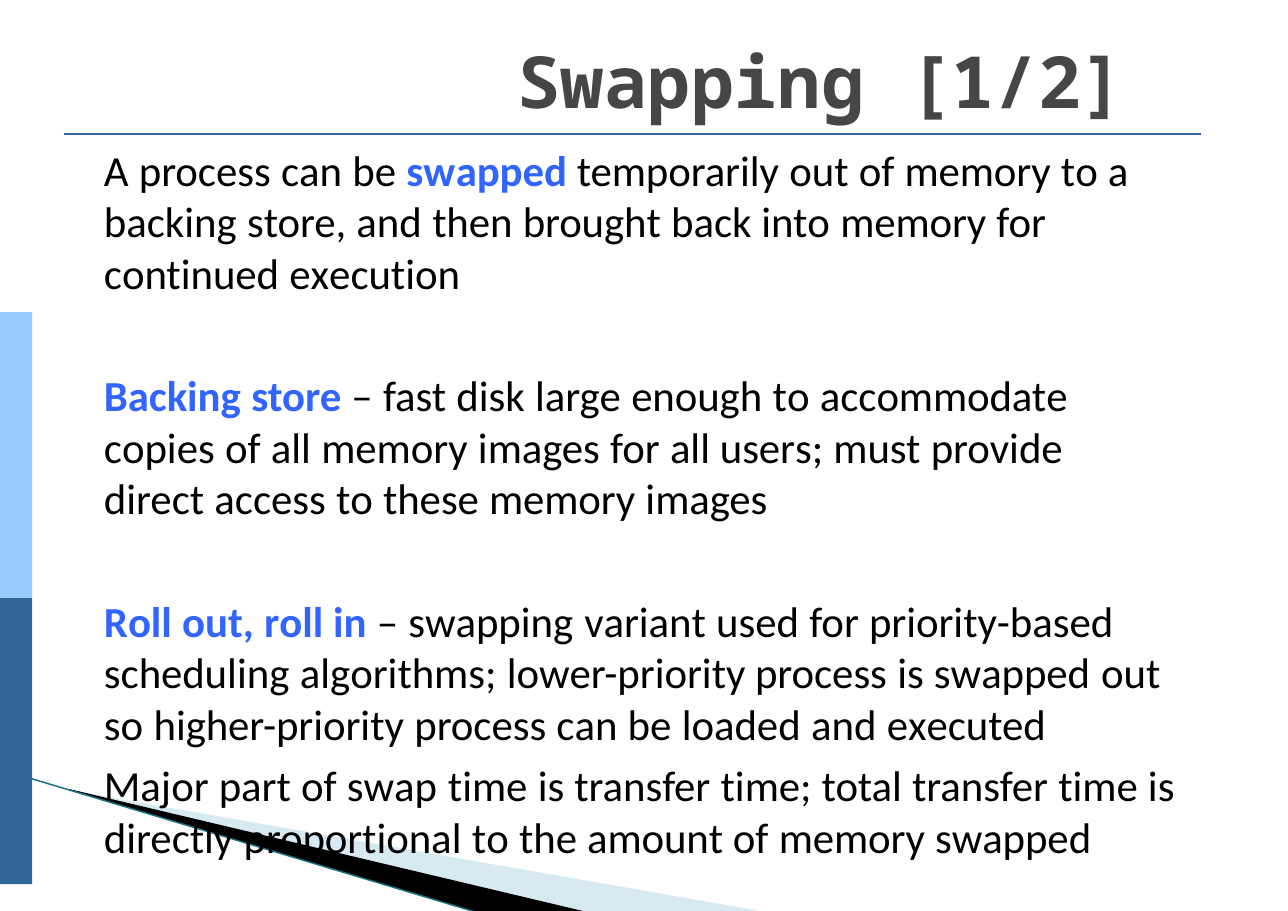
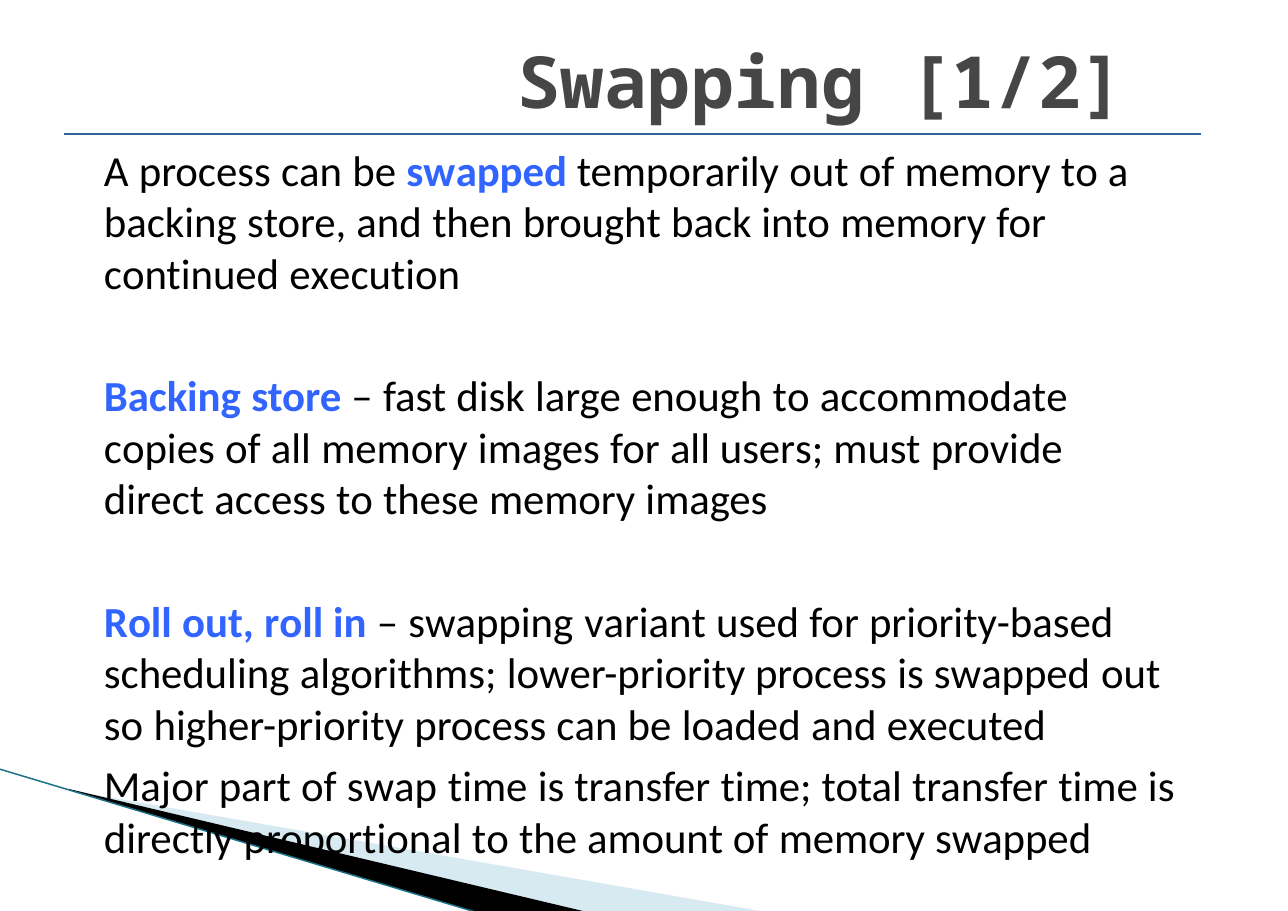
Before and after one commit to mehdirazarajani/Semester4, a slide deck: slide 13 of Operating System/Lecture - Ma'am Nausheen/6. Memory Management.pptx. Drawn at 1288x911 pixels with LibreOffice and Linux fonts; fonts in the diff are those of the drawing; background and template pictures are left out. Boxes give left, top, right and bottom in pixels: in the first picture for what was removed or moved away, otherwise in the second. Text is boxed around its words. In the diff, an @@ line names an element or a change of style, - is before the commit and + after.

```diff
--- a/Operating System/Lecture - Ma'am Nausheen/6. Memory Management.pptx
+++ b/Operating System/Lecture - Ma'am Nausheen/6. Memory Management.pptx
@@ freeform shape removed at [0,313,32,599] @@
@@ freeform shape removed at [0,598,32,885] @@
```
Also in this commit, not shown: 7 other files.
